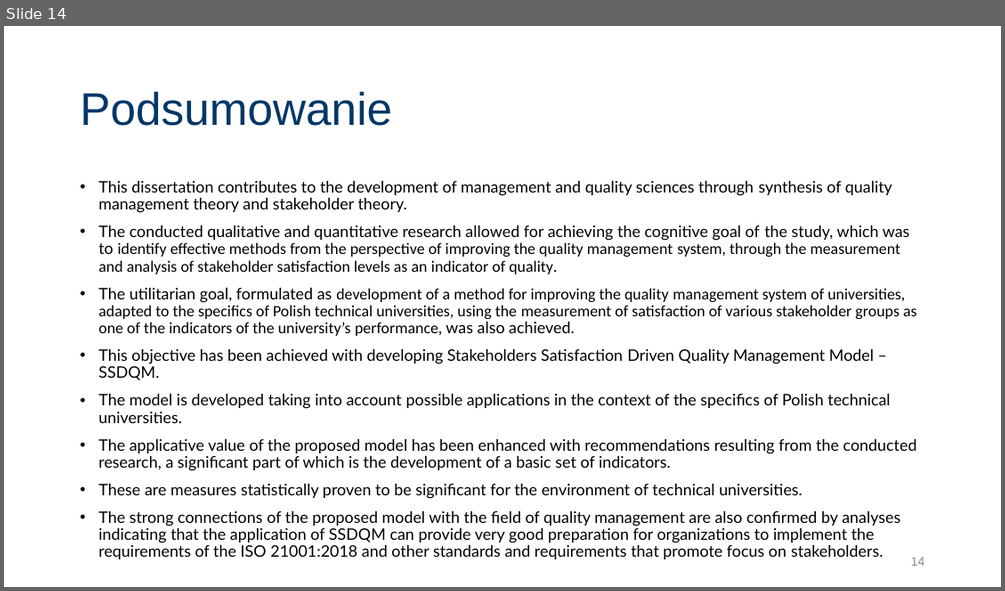
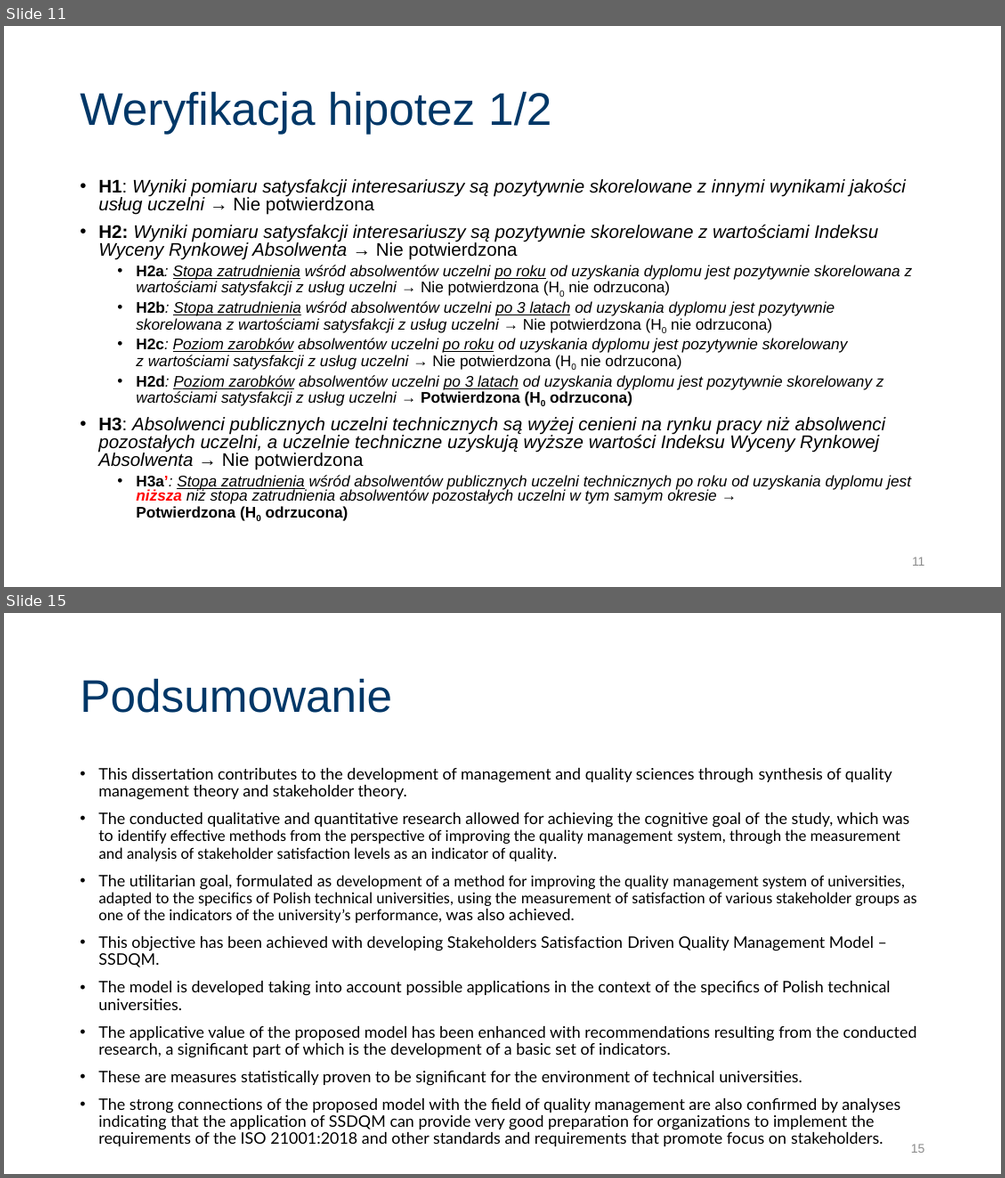
Before and after one commit to JeanPaulSzefler/doktorat_git, a slide deck: Obrona_JPSZEFLER/SSI_forHEI_QMS_PL_v0.1.pptx. Shown one above the other, each under a label of ours: slide 14 before the commit, slides 11 and 15 after it; the slides between them are not shown. The pictures are 1005x591 and 1005x1178 pixels, drawn with LibreOffice and Linux fonts; fonts in the diff are those of the drawing. Boxes give left, top, right and bottom in pixels: in the first picture for what was removed or moved away, otherwise in the second. Text is boxed around its words. In the diff, an @@ line names an element or a change of style, - is before the commit and + after.

```diff
--- a/Obrona_JPSZEFLER/SSI_forHEI_QMS_PL_v0.1.pptx
+++ b/Obrona_JPSZEFLER/SSI_forHEI_QMS_PL_v0.1.pptx
@@ slide 11 added at [4, 26, 1001, 587], background #FFFFFF @@
@@ title added at [80, 91, 551, 134], 44 pt, text #003767 @@
+Weryfikacja hipotez 1/2
@@ text added at [98, 179, 913, 521], 14.8 pt, text #000000, italic @@
+• H1: Wyniki pomiaru satysfakcji interesariuszy są pozytywnie skorelowane z innymi wynikami jakości usług uczelni → Nie potwierdzona
+• H2: Wyniki pomiaru satysfakcji interesariuszy są pozytywnie skorelowane z wartościami Indeksu Wyceny Rynkowej Absolwenta → Nie potwierdzona
+  • H2a: Stopa zatrudnienia wśród absolwentów uczelni po roku od uzyskania dyplomu jest pozytywnie skorelowana z wartościami satysfakcji z usług uczelni → Nie potwierdzona (H0 nie odrzucona)
+  • H2b: Stopa zatrudnienia wśród absolwentów uczelni po 3 latach od uzyskania dyplomu jest pozytywnie skorelowana z wartościami satysfakcji z usług uczelni → Nie potwierdzona (H0 nie odrzucona)
+  • H2c: Poziom zarobków absolwentów uczelni po roku od uzyskania dyplomu jest pozytywnie skorelowany
+    z wartościami satysfakcji z usług uczelni → Nie potwierdzona (H0 nie odrzucona)
+  • H2d: Poziom zarobków absolwentów uczelni po 3 latach od uzyskania dyplomu jest pozytywnie skorelowany z wartościami satysfakcji z usług uczelni → Potwierdzona (H0 odrzucona)
+• H3: Absolwenci publicznych uczelni technicznych są wyżej cenieni na rynku pracy niż absolwenci pozostałych uczelni, a uczelnie techniczne uzyskują wyższe wartości Indeksu Wyceny Rynkowej Absolwenta → Nie potwierdzona
+  • H3a’: Stopa zatrudnienia wśród absolwentów publicznych uczelni technicznych po roku od uzyskania dyplomu jest niższa niż stopa zatrudnienia absolwentów pozostałych uczelni w tym samym okresie →
+    Potwierdzona (H0 odrzucona)
@@ page number added at [912, 556, 924, 565], 12 pt, text #8C8C8C @@
+11
@@ what was slide 14 is now slide 15 @@
@@ page number at [911, 1143, 925, 1152]: text changed @@
-14
+15
```
Also in this commit, not shown: 5 slides changed, 3 other slides added, 3 slides removed, 5 other files.
